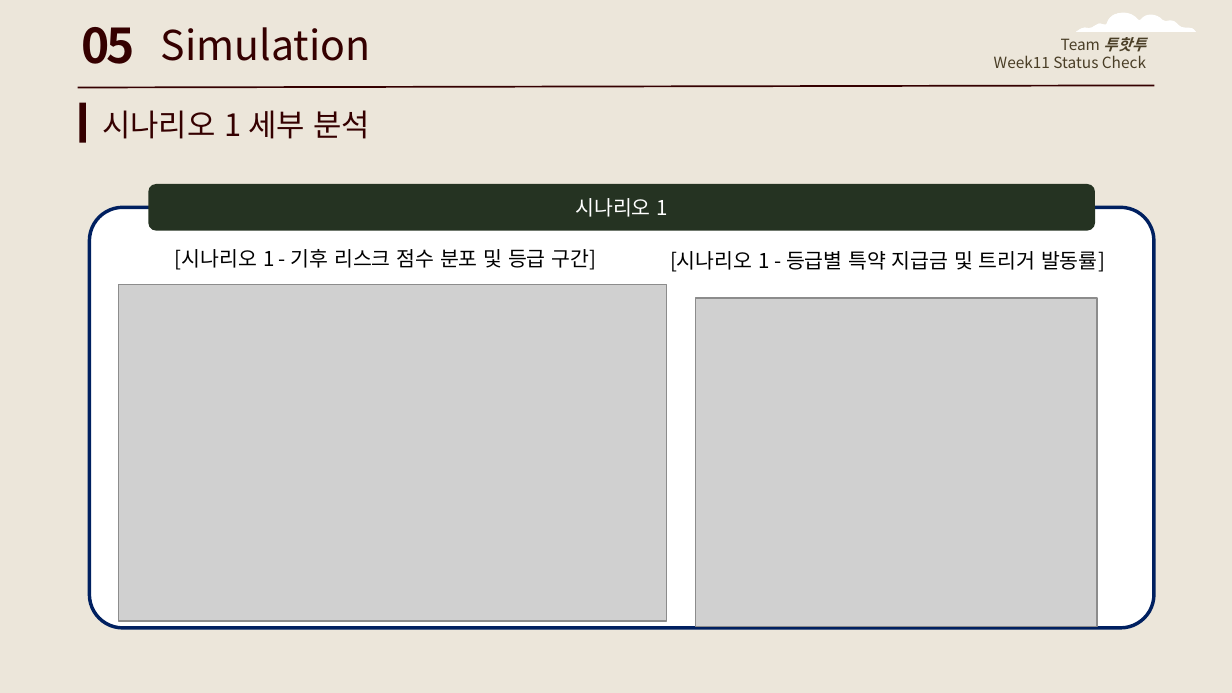
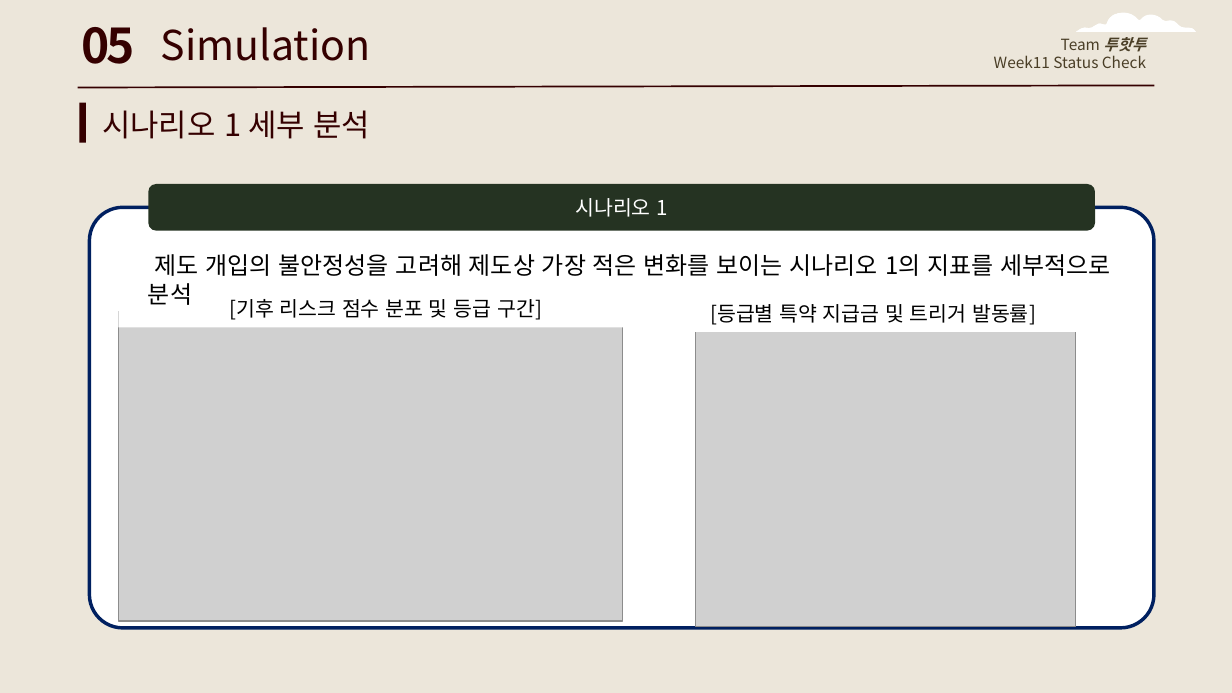
Before and after one commit to NamYoonJi/capstone-project-slides, a slide deck: slide 34 of week 12 mid progress report.pptx. Drawn at 1232x693 pixels with LibreOffice and Linux fonts; fonts in the diff are those of the drawing; grey boxes stand for pictures. Boxes give left, top, right and bottom in pixels: in the first picture for what was removed or moved away, otherwise in the second. Text is boxed around its words. In the diff, an @@ line names an element or a change of style, - is before the commit and + after.

```diff
--- a/week 12 mid progress report.pptx
+++ b/week 12 mid progress report.pptx
@@ text added at [155, 254, 1110, 276], 14 pt, text #000000 @@
+제도 개입의 불안정성을 고려해 제도상 가장 적은 변화를 보이는 시나리오 1의 지표를 세부적으로 분석
@@ rectangle "[기후 리스크 점수 분포 및 ...": place and size @@
-rectangle "[기후 리스크 점수 분포 및 ..." at [175, 249, 597, 270]
+rectangle "[기후 리스크 점수 분포 및 ..." at [118, 291, 653, 328]
@@ rectangle "[기후 리스크 점수 분포 및 ..." at [118, 291, 653, 328]: fill none to #FFFFFF @@
@@ text in rectangle at [229, 299, 542, 320]: text changed @@
-[시나리오 1 - 기후 리스크 점수 분포 및 등급 구간]
+[기후 리스크 점수 분포 및 등급 구간]
@@ rectangle "[등급별 특약 지급금 및 트리거 ..." at [625, 294, 1121, 331]: fill none to #FFFFFF @@
@@ rectangle "[등급별 특약 지급금 및 트리거 ...": place and size @@
-rectangle "[등급별 특약 지급금 및 트리거 ..." at [670, 251, 1105, 272]
+rectangle "[등급별 특약 지급금 및 트리거 ..." at [625, 294, 1121, 331]
@@ picture: place and size @@
-picture at [118, 285, 667, 622]
+picture at [118, 312, 623, 622]
@@ picture: place and size @@
-picture at [695, 298, 1096, 627]
+picture at [695, 315, 1076, 627]
@@ text in rectangle at [710, 304, 1036, 325]: text changed @@
-[시나리오 1 - 등급별 특약 지급금 및 트리거 발동률]
+[등급별 특약 지급금 및 트리거 발동률]
```
